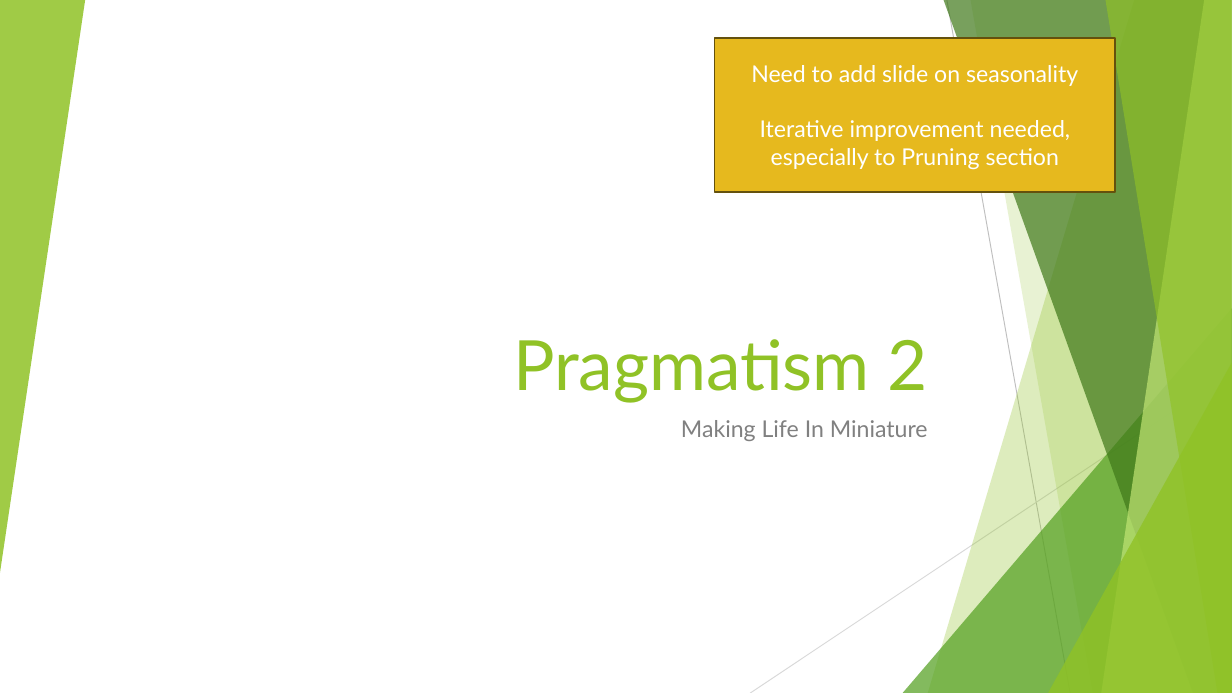
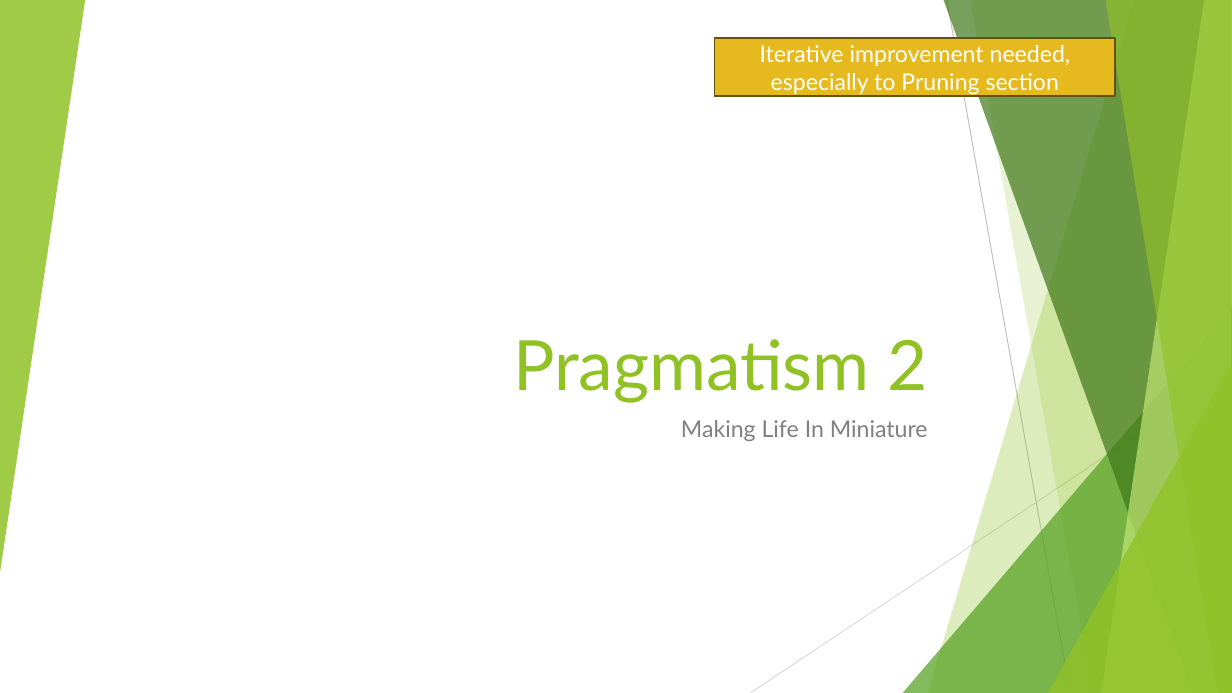
Before and after one commit to AlexLabram/Bonsai, a slide deck: slide 17 of Courseware/Bonsai On A Budget (running).pptx. Drawn at 1232x693 pixels with LibreOffice and Linux fonts; fonts in the diff are those of the drawing. Boxes give left, top, right and bottom in pixels: in the first picture for what was removed or moved away, otherwise in the second. Text is boxed around its words. In the diff, an @@ line names an element or a change of style, - is before the commit and + after.

Commit message:
Added basic seasonality slide

```diff
--- a/Courseware/Bonsai On A Budget (running).pptx
+++ b/Courseware/Bonsai On A Budget (running).pptx
@@ rectangle "Iterative improvement needed, especially to ...": place and size @@
-rectangle "Iterative improvement needed, especially to ..." at [714, 38, 1116, 192]
+rectangle "Iterative improvement needed, especially to ..." at [714, 38, 1116, 97]
@@ text in rectangle at [751, 65, 1078, 86]: paragraph removed @@
-Need to add slide on seasonality
```
Also in this commit, not shown: 5 other slides changed, 1 slide added.
